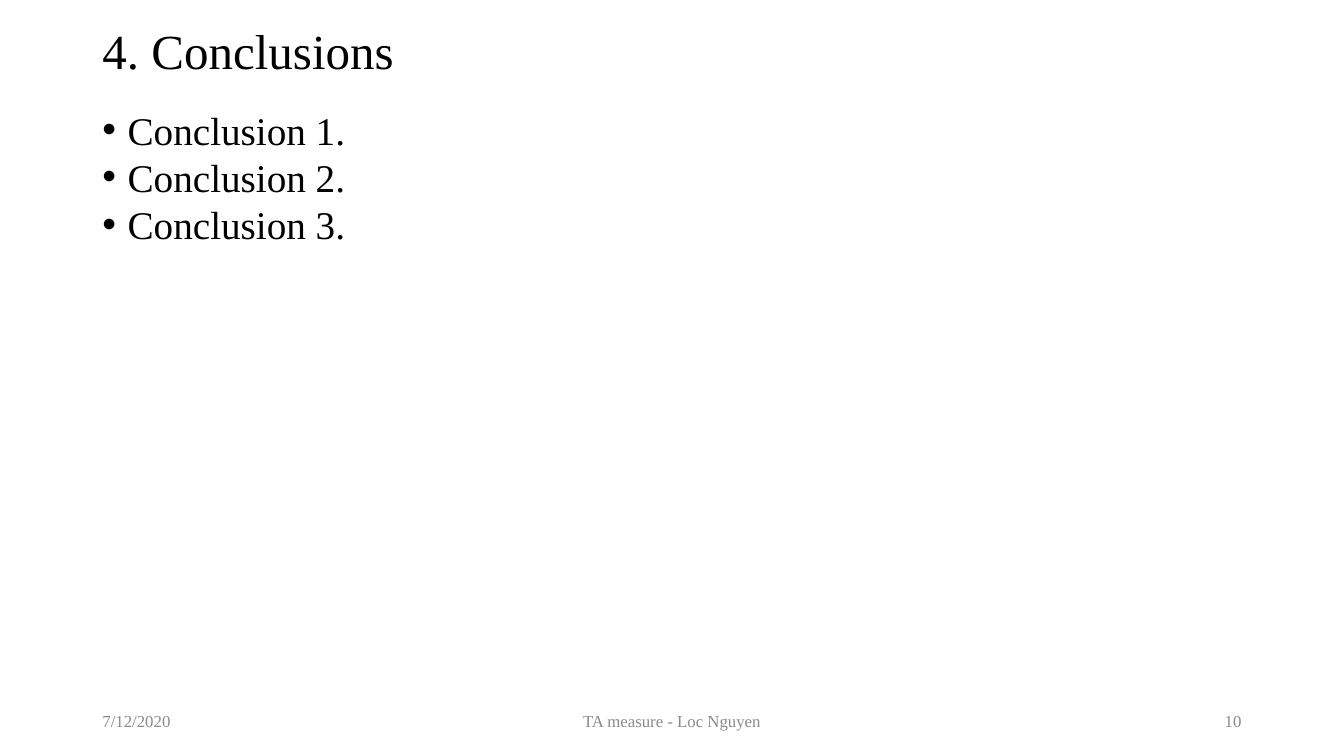
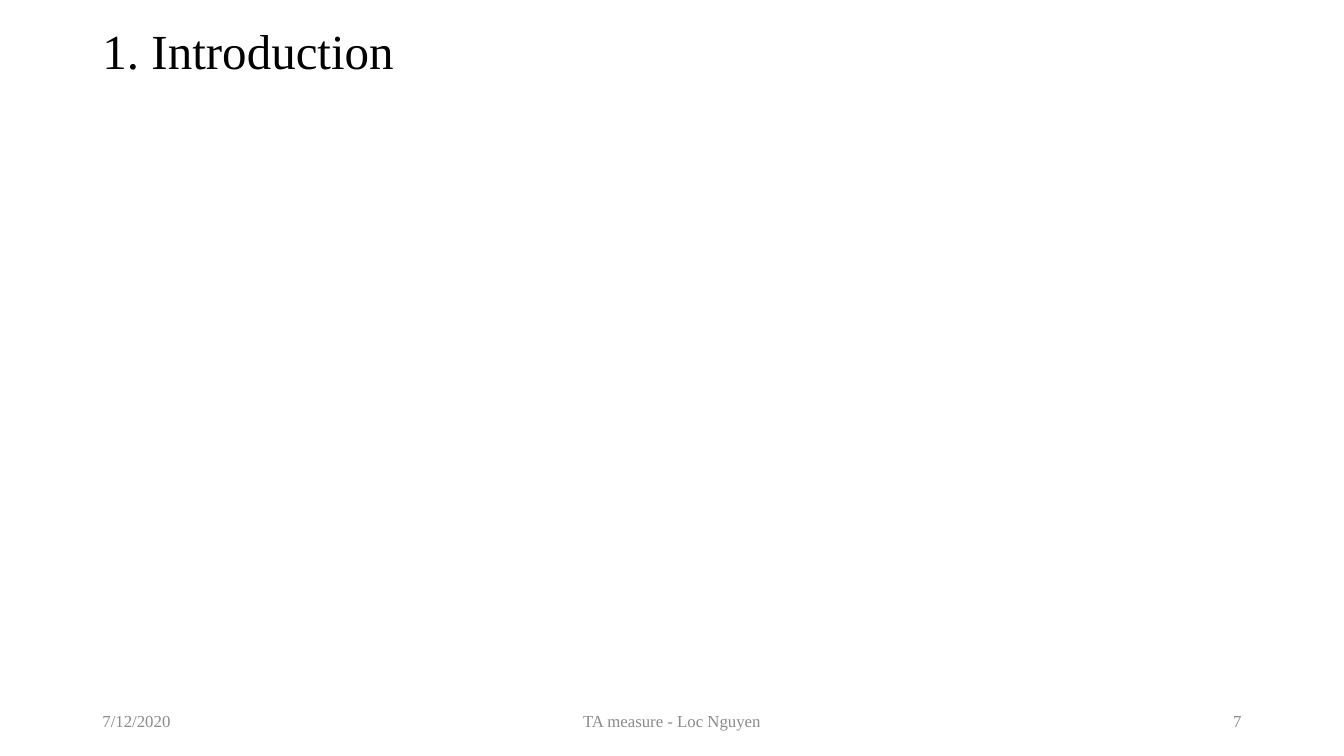
Before and after one commit to locnguyenacademic/sim, a slide deck: slide 7 of 2_design/ta/TA.pptx (slide 10 before the commit). Drawn at 1344x756 pixels with LibreOffice and Linux fonts; fonts in the diff are those of the drawing; grey boxes stand for pictures. Boxes give left, top, right and bottom in pixels: in the first picture for what was removed or moved away, otherwise in the second. Text is boxed around its words. In the diff, an @@ line names an element or a change of style, - is before the commit and + after.

```diff
--- a/2_design/ta/TA.pptx
+++ b/2_design/ta/TA.pptx
@@ title at bbox=[102, 35, 393, 70]: text changed @@
-4. Conclusions
+1. Introduction
@@ text removed at bbox=[128, 117, 345, 240] @@
-• Conclusion 1.
-• Conclusion 2.
-• Conclusion 3.
@@ page number at bbox=[1233, 716, 1241, 727]: text changed @@
-10
+7
```
Also in this commit, not shown: 5 other slides changed, 11 slides added, 5 other files.
